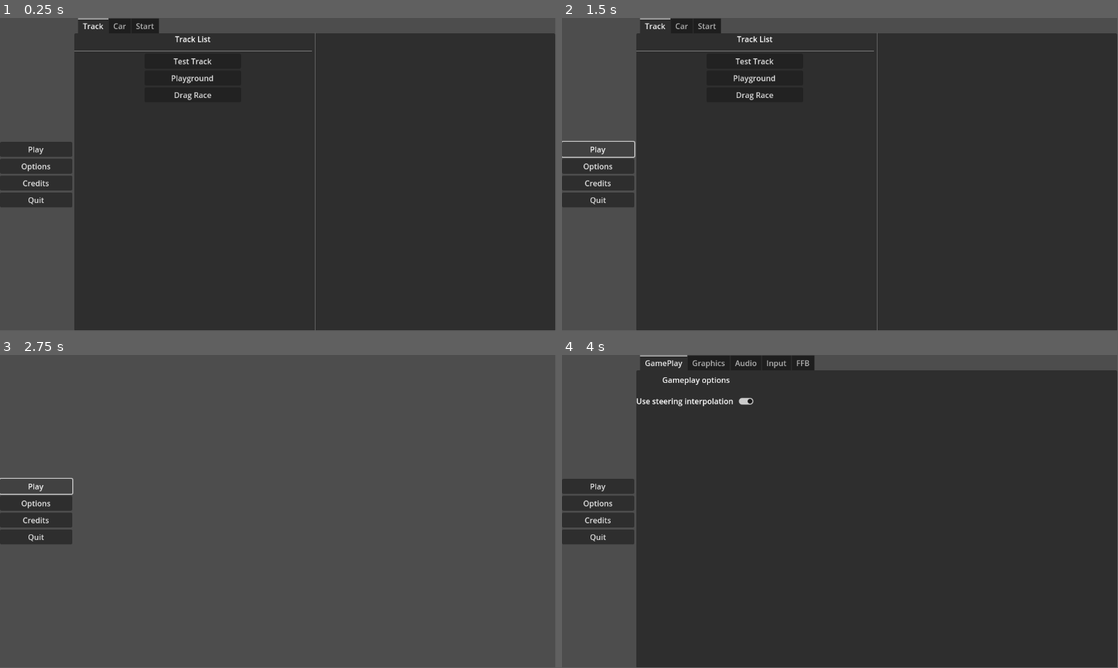
Above: before the commit, frames 1-4 (two rows, left to right).
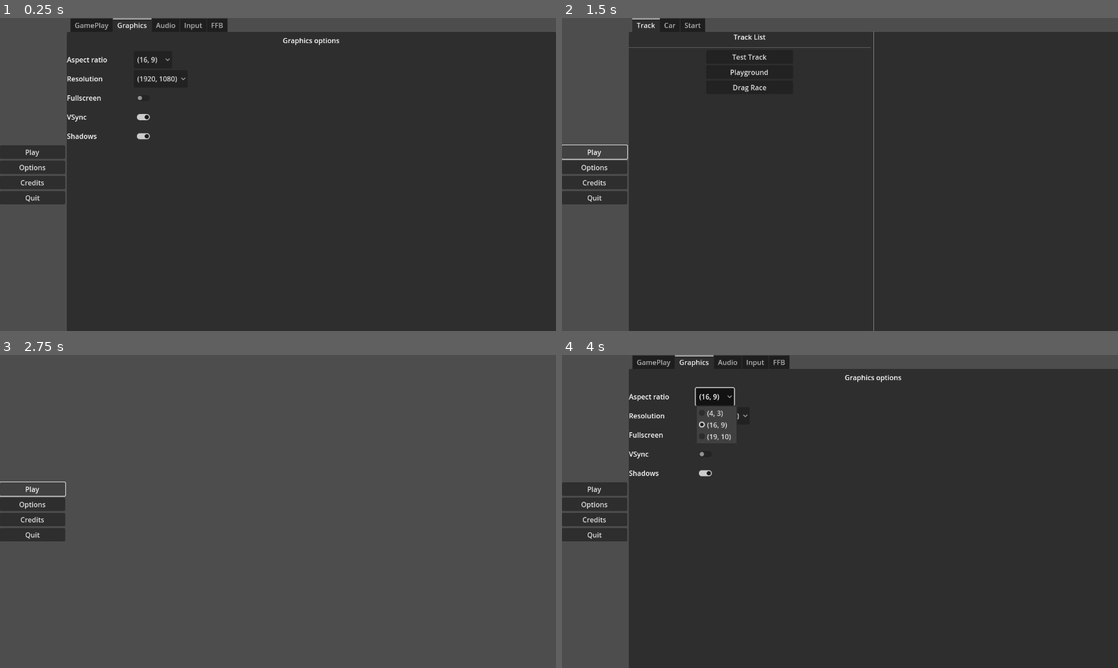
Above: after the commit, the same moments.

Repository: Dechode/Open-Throttle
Game: Godot game, scene res://scenes/gui/menus/main_menu.tscn
The game is run twice, just before and just after one commit, with the same random seed, the same clock (stepped at 60 frames per second) and the same inputs.
Inputs (mouse positions are in pixels of both pictures, inside the frame that each line leads up to):
- Up to frame 1 (0.25 s): no input
- Up to frame 2 (1.5 s): click (706, 118) at 0.52 s; click "Play" at 1.25 s
- Up to frame 3 (2.75 s): click "Play" at 2 s
- Up to frame 4 (4 s): click "Options" at 2.75 s; click (712, 395) at 3.5 s, where only the run after the commit has a clickable "(16, 9)"
In our replay, the window is 799x449 before the commit and 800x450 after it. These sizes can differ from the game's own. Grey fills any space a smaller window leaves; there, only what the larger window draws over its background counts as a difference.

The runs differ from the first frame. In frame 1, 3.9% of the frame differs, in the area x 0-100%, y 0-100%; in frame 2, 3.4%; in frame 3, 0.9%; in frame 4, 3.9%.

Commit message:
Fix vsync and aspect ratio options. Small refactoring

Diff:
--- a/global/options_manager.gd
+++ b/global/options_manager.gd
@@ -2,25 +2,24 @@
 
 var options_config: OptionsConfig
 var resolutions := {
-	0: [Vector2(640,480), Vector2(800,600),
-		Vector2(960,720), Vector2(1024,768),
-		Vector2(1280,960), Vector2(1400, 1050),
-		Vector2(1440,1080), Vector2(1600,1200),
-		Vector2(1856,1392), Vector2(1920,1440),
-		Vector2(2048,1536)],
+	0: [Vector2i(960,720), Vector2i(1024,768),
+		Vector2i(1280,960), Vector2i(1400, 1050),
+		Vector2i(1440,1080), Vector2i(1600,1200),
+		Vector2i(1856,1392), Vector2i(1920,1440),
+		Vector2i(2048,1536)],
 
-	1: [Vector2(854,480), Vector2(960,540),
-		Vector2(1280,720), Vector2(1600,900),
-		Vector2(1920,1080), Vector2(2560,1440),
-		Vector2(3200,1800), Vector2(3840,2160)],
+	1: [Vector2i(1280,720), Vector2i(1600,900),
+		Vector2i(1920,1080), Vector2i(2560,1440),
+		Vector2i(3200,1800), Vector2i(3840,2160)],
 
-	2: [Vector2(1280,800), Vector2(1920,1200), Vector2(3840,2400)]
+	2: [Vector2i(1280,800), Vector2i(1920,1200), Vector2i(3840,2400)]
 }
 
 # Called when the node enters the scene tree for the first time.
 func _ready() -> void:
 	load_options()
 	set_resolution(options_config.config["resolution"])
+	set_vsync(options_config.config["vsync"])
 
 
 func load_options():
@@ -67,14 +66,16 @@
 func get_config_value(key):
 	if options_config.config.has(key):
 		return options_config.config[key]
-	return 0
+	push_error("No config value found with key %s" % str(key))
+	return null
 
 
 func set_fullscreen(value):
 	load_options()
 	set_resolution(options_config.config["resolution"])
 	options_config.config["fullscreen"] = value
-	get_window().mode = Window.MODE_EXCLUSIVE_FULLSCREEN if (value) else Window.MODE_WINDOWED
+	var mode = DisplayServer.WINDOW_MODE_EXCLUSIVE_FULLSCREEN if value else DisplayServer.WINDOW_MODE_WINDOWED
+	DisplayServer.window_set_mode(mode)
 	save_options()
 
 
@@ -85,7 +86,11 @@
 	var ratio = options_config.config["aspect_ratio"]
 	var res = resolutions[ratio][index]
 	DisplayServer.window_set_size(res)
-#	get_window().set_size(res)
-#	get_tree().set_screen_stretch(SceneTree.STRETCH_MODE_VIEWPORT, SceneTree.STRETCH_ASPECT_EXPAND, res)
 	save_options()
-	pass
+
+
+func set_vsync(value):
+	load_options()
+	options_config.config["vsync"] = value
+	DisplayServer.window_set_vsync_mode(value)
+	save_options()
--- a/project.godot
+++ b/project.godot
@@ -22,6 +22,11 @@
 SessionManager="*res://global/session_manager.gd"
 VehicleAPI="*res://global/vehicle_api.gd"
 RaceControl="*res://global/race_control.gd"
+
+[display]
+
+window/size/viewport_width=1280
+window/size/viewport_height=720
 
 [gui]
 
--- a/resources/configs/options_config.gd
+++ b/resources/configs/options_config.gd
@@ -3,6 +3,10 @@
 
 @export var config := {
 "input_map": {},
+"steer_left_inverted": 0,
+"steer_left_inverted_sec": 0,
+"steer_right_inverted": 0,
+"steer_right_inverted_sec": 0,
 "throttle_minus_one_to_one": 0,
 "throttle_minus_one_to_one_sec": 0,
 "throttle_inverted": false,
--- a/scenes/gui/menus/main_menu.tscn
+++ b/scenes/gui/menus/main_menu.tscn
@@ -105,6 +105,7 @@
 layout_mode = 2
 
 [node name="Graphics" parent="HBoxContainer/Options" index="2"]
+visible = true
 layout_mode = 2
 
 [node name="VBoxContainer" parent="HBoxContainer/Options/Graphics" index="0"]
@@ -470,6 +471,7 @@
 layout_mode = 2
 
 [node name="PlayMenu" type="TabContainer" parent="HBoxContainer"]
+visible = false
 layout_mode = 2
 size_flags_horizontal = 3
 
@@ -618,12 +620,6 @@
 [node name="CarSetupMenu" parent="." instance=ExtResource("7_ur4f2")]
 visible = false
 layout_mode = 1
-
-[node name="Suspension" parent="CarSetupMenu" index="1"]
-visible = true
-
-[node name="Drivetrain" parent="CarSetupMenu" index="3"]
-visible = false
 
 [connection signal="pressed" from="HBoxContainer/MainButtons/PlayButton" to="." method="_on_PlayButton_pressed"]
 [connection signal="pressed" from="HBoxContainer/MainButtons/OptionsButton" to="." method="_on_OptionsButton_pressed"]
--- a/scenes/gui/menus/options_tab.gd
+++ b/scenes/gui/menus/options_tab.gd
@@ -5,11 +5,15 @@
 
 # Called when the node enters the scene tree for the first time.
 func _ready() -> void:
-	var aspect_ratio_idx = OptionsManager.get_config_value("aspect_ratio")
 	$GamePlay/VBoxContainer/SteeringInterpolation/CheckButton.button_pressed = OptionsManager.get_config_value("steering_interpolation")
 	$Graphics/VBoxContainer/Fullscreen/CheckButton.button_pressed = OptionsManager.get_config_value("fullscreen")
 	$Graphics/VBoxContainer/VSync/CheckButton.button_pressed = OptionsManager.get_config_value("vsync")
 	$Audio/VBoxContainer/MasterVolume/HSlider.value = OptionsManager.get_config_value("master_audio_vol") * 100
+
+	$Graphics/VBoxContainer/AspectRatio/OptionButton.clear()
+	for ratio in aspect_ratios:
+		$Graphics/VBoxContainer/AspectRatio/OptionButton.add_item(str(ratio))
+	var aspect_ratio_idx = OptionsManager.get_config_value("aspect_ratio")
 	$Graphics/VBoxContainer/AspectRatio/OptionButton.selected = aspect_ratio_idx
 	_set_res_items(aspect_ratio_idx)
 	$Graphics/VBoxContainer/Resolution/OptionButton.selected = OptionsManager.get_config_value("resolution")
@@ -40,6 +44,7 @@
 	$Input/VBoxContainer/Handbrake/OptionButton.selected = OptionsManager.get_config_value("handbrake_minus_one_to_one")
 	$Input/VBoxContainer/Handbrake/OptionButton2.selected = OptionsManager.get_config_value("handbrake_minus_one_to_one_sec")
 
+
 # Called every frame. 'delta' is the elapsed time since the previous frame.
 #func _process(delta: float) -> void:
 #	pass
@@ -54,7 +59,7 @@
 
 
 func _on_vsync_toggled(button_pressed: bool) -> void:
-	OptionsManager.set_config_value("vsync", button_pressed)
+	OptionsManager.set_vsync(button_pressed)
 
 
 func _on_master_audio_changed(value: float) -> void:
Not shown: 1 places in scenes/gui/menus/main_menu.tscn that only renumber resources
